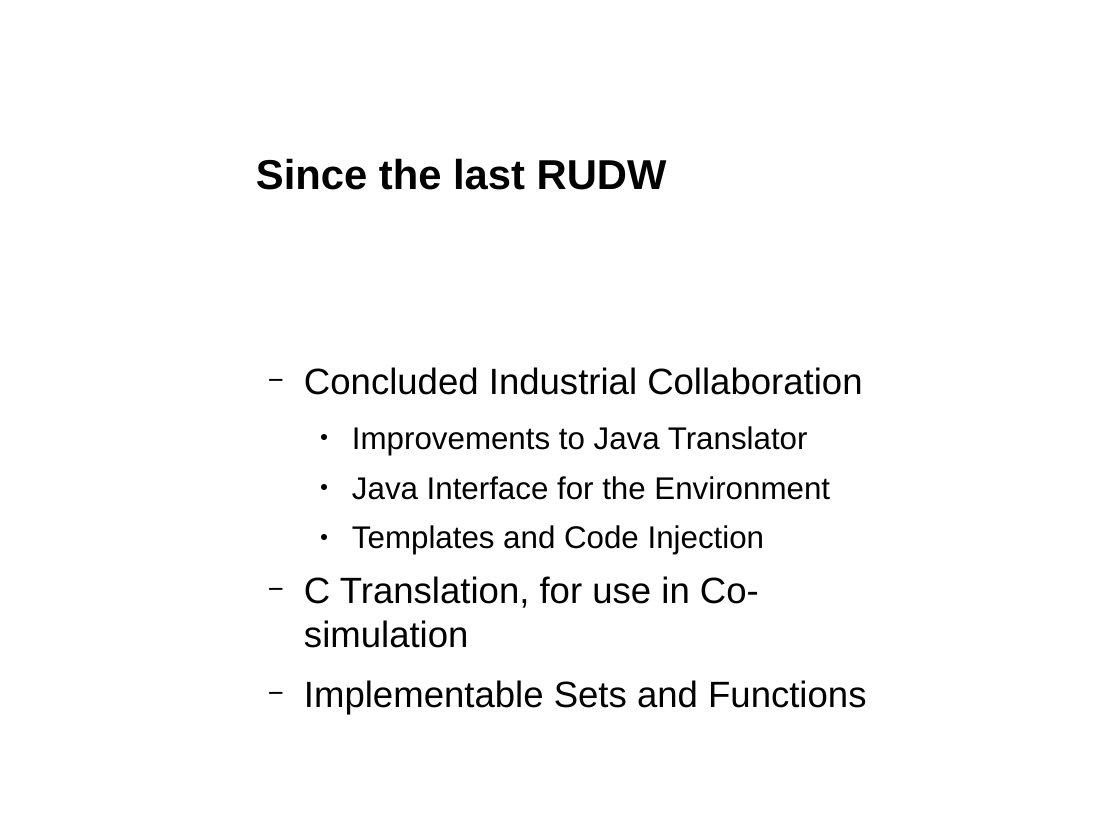
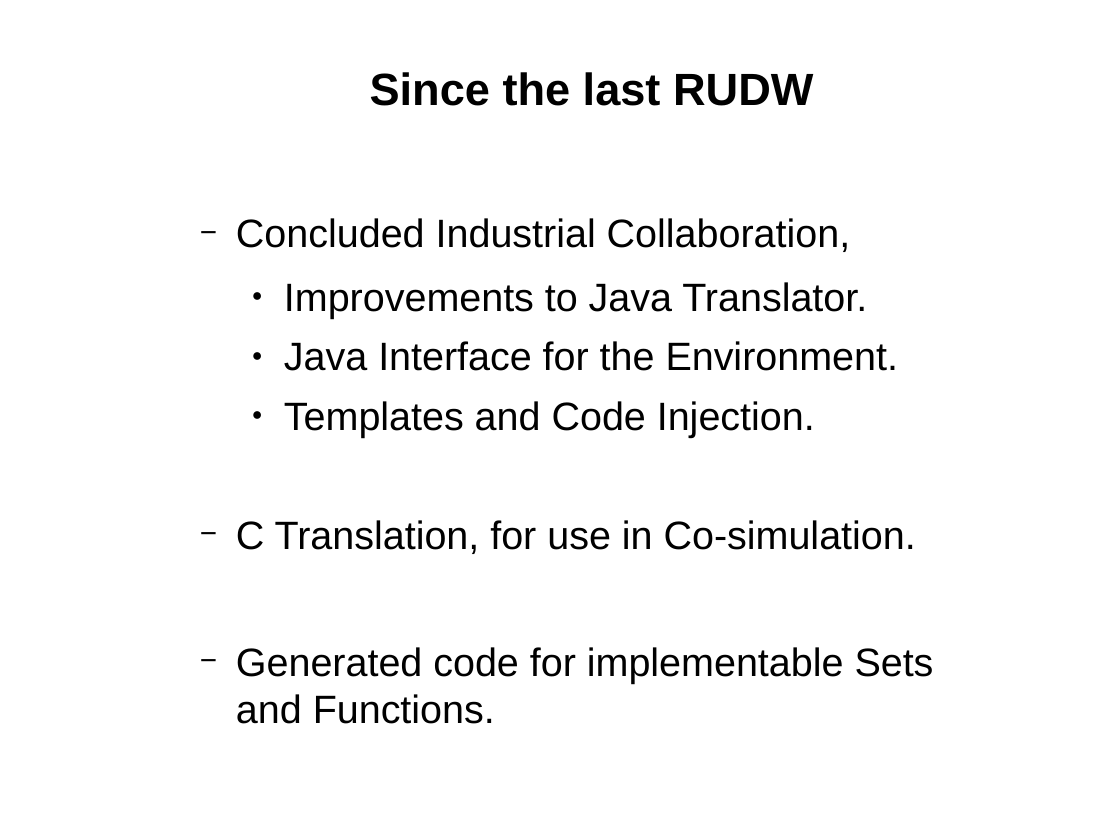
Before and after one commit to weetmuts/rodin-b-sharp-iUML_B_Utils, a slide deck: slide 2 of work/store/Writing/RUDW2014(accepted)/presentation/presentation.odp. Drawn at 1120x840 pixels with LibreOffice and Linux fonts; fonts in the diff are those of the drawing. Boxes give left, top, right and bottom in pixels: in the first picture for what was removed or moved away, otherwise in the second. Text is boxed around its words. In the diff, an @@ line names an element or a change of style, - is before the commit and + after.

```diff
--- a/work/store/Writing/RUDW2014(accepted)/presentation/presentation.odp
+++ b/work/store/Writing/RUDW2014(accepted)/presentation/presentation.odp
@@ text "Since the last RUDW": place and size @@
-text "Since the last RUDW" at bbox=[256, 158, 866, 714]
+text "Since the last RUDW" at bbox=[236, 72, 934, 724]
@@ text at bbox=[370, 72, 813, 106]: size 29.6 to 32 pt in "Since the last RUDW"; alignment left to centre @@
@@ text at bbox=[236, 218, 934, 724]: text changed; size 25.9 to 28 pt @@
-  − Concluded Industrial Collaboration
-    ● Improvements to Java Translator
-    ● Java Interface for the Environment
-    ● Templates and Code Injection
-  − C Translation, for use in Co-simulation
-  − Implementable Sets and Functions
+  − Concluded Industrial Collaboration,
+    ● Improvements to Java Translator.
+    ● Java Interface for the Environment.
+    ● Templates and Code Injection.
+  − C Translation, for use in Co-simulation.
+  − Generated code for implementable Sets and Functions.
```
Also in this commit, not shown: 3 other slides changed, 3 slides added, 2 slides removed, 4 other files.
